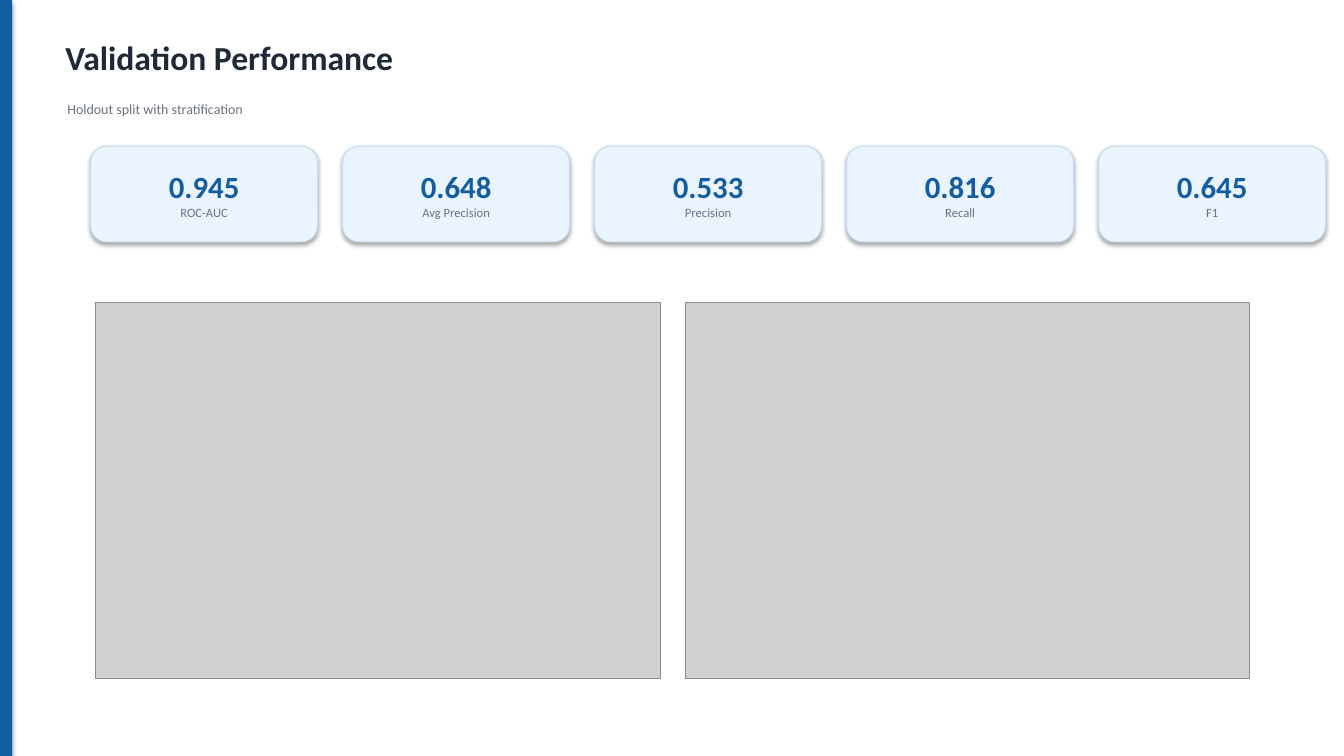
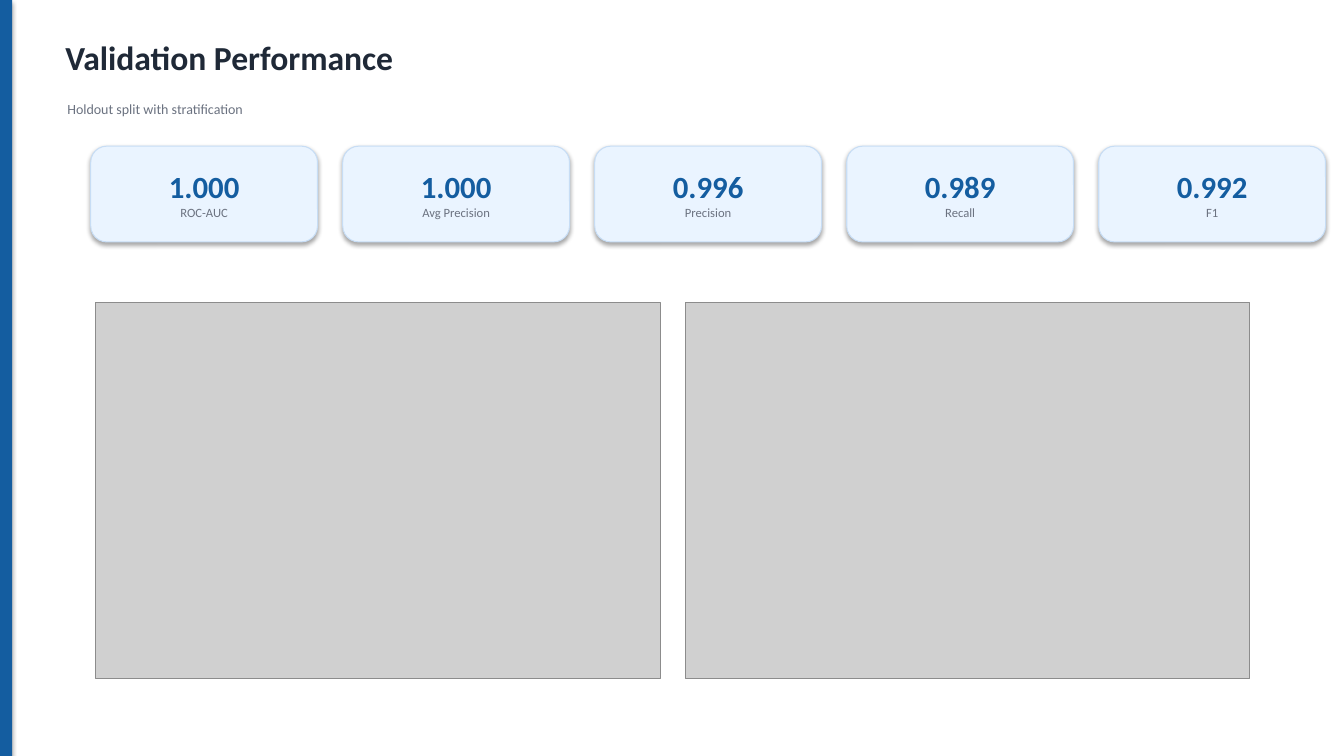
Before and after one commit to Tony-chauhan/churnzero-26-banking-churn-prediction, a slide deck: slide 6 of submission/ChurnZero_26_Round2_Presentation.pptx. Drawn at 1344x756 pixels with LibreOffice and Linux fonts; fonts in the diff are those of the drawing; grey boxes stand for pictures. Boxes give left, top, right and bottom in pixels: in the first picture for what was removed or moved away, otherwise in the second. Text is boxed around its words. In the diff, an @@ line names an element or a change of style, - is before the commit and + after.

```diff
--- a/submission/ChurnZero_26_Round2_Presentation.pptx
+++ b/submission/ChurnZero_26_Round2_Presentation.pptx
@@ text in rounded rectangle at [169,178,239,199]: text changed @@
-0.945
+1.000
@@ text in rounded rectangle at [421,178,491,199]: text changed @@
-0.648
+1.000
@@ text in rounded rectangle at [673,177,743,199]: text changed @@
-0.533
+0.996
@@ text in rounded rectangle at [925,176,995,199]: text changed @@
-0.816
+0.989
@@ text in rounded rectangle at [1177,178,1247,199]: text changed @@
-0.645
+0.992
```
Also in this commit, not shown: 3 other slides changed, 9 other files.
